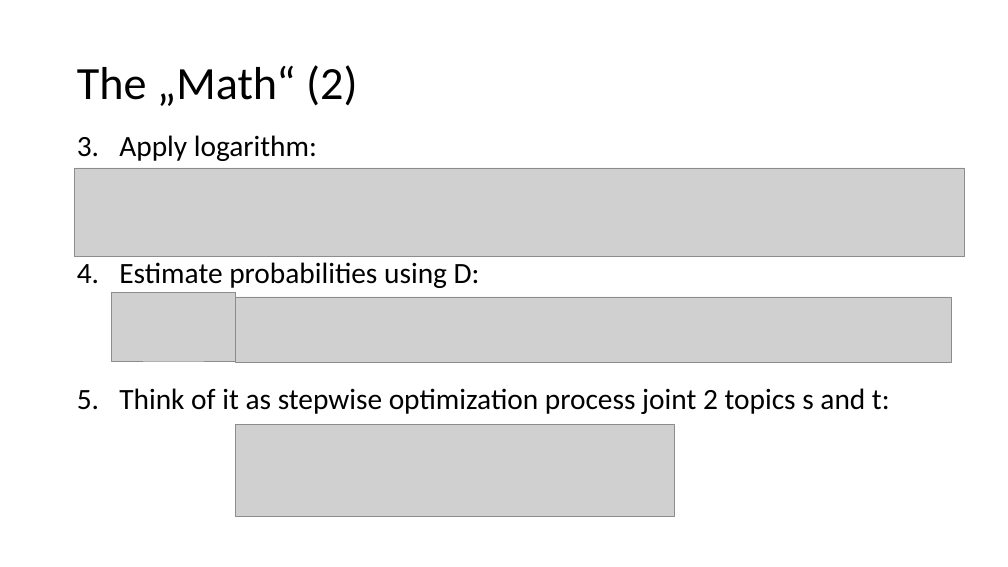
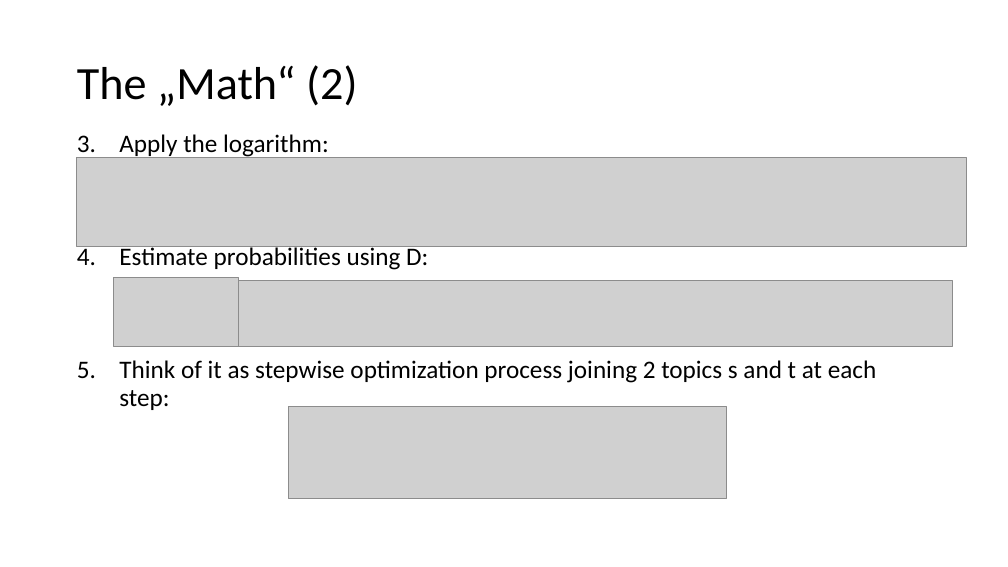
Before and after one commit to pfeiferd/TopicGrouperJ, a slide deck: slide 20 of doc/PTM.pptx. Drawn at 1008x567 pixels with LibreOffice and Linux fonts; fonts in the diff are those of the drawing; grey boxes stand for pictures. Boxes give left, top, right and bottom in pixels: in the first picture for what was removed or moved away, otherwise in the second. Text is boxed around its words. In the diff, an @@ line names an element or a change of style, - is before the commit and + after.

```diff
--- a/doc/PTM.pptx
+++ b/doc/PTM.pptx
@@ text at box(119, 134, 329, 159): text changed; size 28 to 24 pt @@
-3. Apply logarithm:
+3. Apply the logarithm:
@@ picture: place and size @@
-picture at box(75, 168, 965, 256)
+picture at box(76, 158, 966, 247)
@@ text at box(119, 245, 428, 270): size 28 to 24 pt in "Estimate probabilities using D:" @@
@@ picture: place and size @@
-picture at box(111, 293, 236, 361)
+picture at box(113, 278, 238, 346)
@@ picture: place and size @@
-picture at box(236, 297, 952, 362)
+picture at box(237, 281, 953, 346)
@@ text at box(119, 360, 876, 410): text changed; size 28 to 24 pt @@
-5. Think of it as stepwise optimization process joint 2 topics s and t:
+5. Think of it as stepwise optimization process joining 2 topics s and t at each step:
@@ picture: place and size @@
-picture at box(236, 425, 675, 517)
+picture at box(288, 406, 727, 498)
```
Also in this commit, not shown: 7 other slides changed, 1 slide removed.
